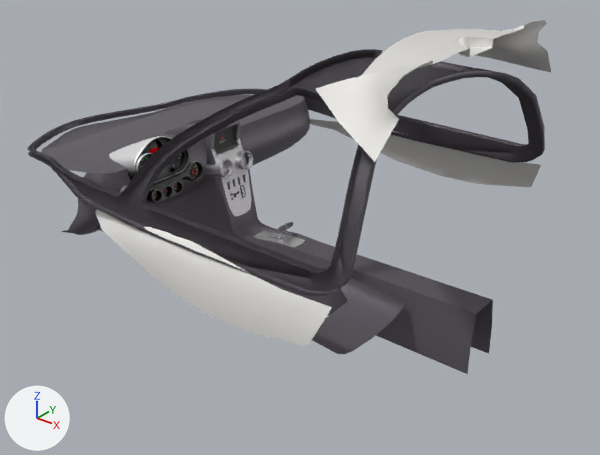
A saved change to the Blender file Models/Interior/cockpit.blend.
One viewpoint serves both versions: a camera (50 mm lens) standing at (-0.44, -1.94, 0.75) and looking at (-2.02, 0.03, -0.47). Every picture has the same lights, and +X, +Y and +Z are marked at lower left.

The older version as bpy lines, for what is in view:
```python
ob_canopy_frame = bpy.data.objects.new('canopy frame', me_canopy_frame_mesh)
ob_canopy_frame.location = (0.0, 0.0, -0.011)
ob_canopy_frame.rotation_euler = (1.571, 0.0, 0.0)  # degrees (90, 0, 0)
ob_cylinder_head_temp_legend = bpy.data.objects.new('cylinder head temp legend', me_cylinder_head_temp_legend_mesh)
ob_cylinder_head_temp_legend.location = (-2.316, -0.255, -0.308)
ob_cylinder_head_temp_legend.rotation_euler = (1.571, 0.0, 0.0)  # degrees (90, 0, 0)
ob_instrument_cluster = bpy.data.objects.new('instrument cluster', me_instrument_cluster_mesh)
ob_instrument_cluster.location = (-2.317, -0.3, -0.231)
ob_instrument_cluster.rotation_euler = (1.571, 0.0, 0.0)  # degrees (90, 0, 0)
ob_walls = bpy.data.objects.new('walls', me_walls_mesh)
ob_walls.location = (-2.711, 0.0, -0.3)
ob_walls.rotation_euler = (1.571, 0.0, 0.0)  # degrees (90, 0, 0)
# also in view: 'canopy' at (-2.29, 0.0, -0.1); 'left seat base' at (-1.64, -0.25, -0.54); 'middle console' at (-2.01, 0.0, -0.47); 'dashboard' at (-2.73, 0.0, -0.31); 'center console' at (-2.2, 0.0, -0.41)
```
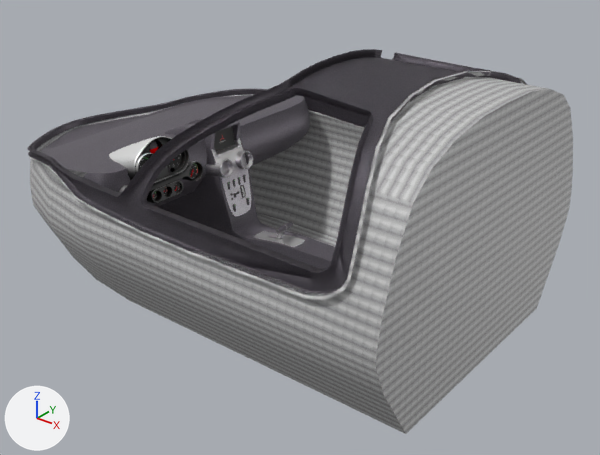
The edits, one by one:
Object 'cylinder head temp legend' (ob_cylinder_head_temp_legend) moves from (-2.316, -0.255, -0.308) to (-2.305, -0.255, -0.308).
Object 'walls' (ob_walls) is now shown.
Object 'canopy frame' (ob_canopy_frame) is now hidden.

Boxes [x1, y1, x2, y2] around the edits, measured in the pictures (600 x 455 px):
'walls', shown: after [29, 71, 573, 434]
'canopy frame', hidden: before [95, 20, 551, 347]
'cylinder head temp legend', moved: before [174, 183, 178, 192]; after [174, 182, 180, 193]
'middle console', unchanged, covered by the edit: before [158, 138, 493, 374]; after [158, 138, 335, 269]
'left seat base', unchanged, covered by the edit: before [312, 278, 405, 354]
